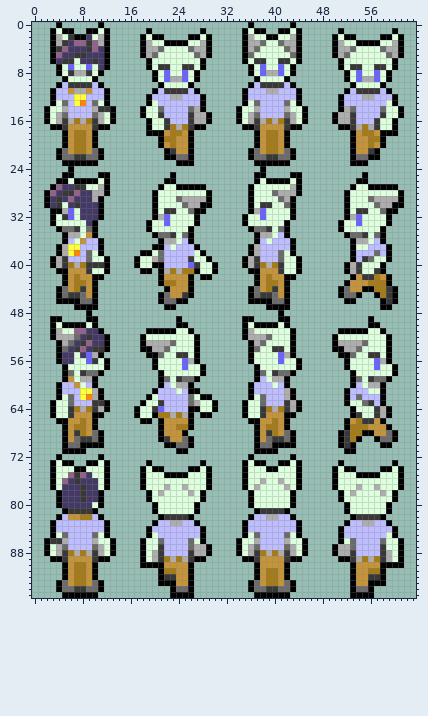
File history of a sprite sheet, Assets/Graphics/Sprites/Characters/Overworld/MajorCharacters/Deliveries/Anna/Anna.png. The picture above is the old version.
The file is 64x96 pixels.
And afterwards:
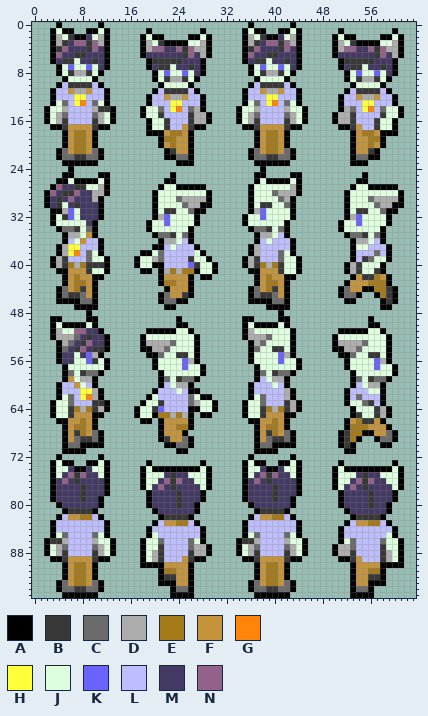
Palette (. is transparent): A #000000  B #383838  C #6b6b6b  D #adadad  E #a57b19  F #c5943a  G #ff8408  H #ffff3a  J #deffde  K #6b63ff  L #bdbdff  M #443865  N #93628b
The exact change:
@@ x 0..63 @@
  1 ...AJAA..AAJA......A........A......AJAA..AAJA......A........A...
- 2 ...ADJBAAMJDA.....AJAA....AAJA.....ADJJAAJJDA.....AJAA....AAJA..
- 3 ...ADBMNNBNDA.....ADJJAAAAJJDA.....ADDCJJCDDA.....ADJJAAAAJJDA..
- 4 ...ABNMMMBNMA.....ADDCJJJJCDDA.....ADCJJJJCDA.....ADDCJJJJCDDA..
- 5 ...ANMMBBMMMA.....ADCJJJJJJCDA.....ACJJJJJJCA.....ADCJJJJJJCDA..
- 6 ...AMBBJMMBMA......AJJJJJJJJA......AJBBJJBBJA......AJJJJJJJJA...
- 7 ....AJKJJKJMA......AJBBJJBBJA.......AJKJJKJA.......AJBBJJBBJA...
- 8 ....AJBDDBJA........AJKJJKJA........AJKDDKJA........AJKJJKJA....
- 9 .....AJJJJA.........AJKDDKJA.........AJJJJA.........AJKDDKJA....
+ 2 ...ADJBAAMJDA.....AJAA....AAJA.....ADJBAAMJDA.....AJAA....AAJA..
+ 3 ...ADBMNNBNDA.....ADJBAAAAJJDA.....ADBMNNBNDA.....ADJBAAAAJJDA..
+ 4 ...ABNMMMBNMA.....ADNNMMNBNDDA.....ABNMMMBNMA.....ADNNMMNBNDDA..
+ 5 ...ANMMBBMMMA.....AMMMMMMBNMDA.....ANMMBBMMMA.....AMMMMMMBNMDA..
+ 6 ...AMBBJMMBMA......ABBBBBMMMA......AMBBJMMBMA......ABBBBBMMMA...
+ 7 ....AJKJJKJMA......AMBBJMMBMA.......AJKJJKJMA......AMBBJMMBMA...
+ 8 ....AJBDDBJA........AJKJJKJMA.......AJBDDBJA........AJKJJKJMA...
+ 9 .....AJJJJA.........AJBDDBJA.........AJJJJA.........AJBDDBJA....
 10 ....ALBBBBLA.........AJJJJA.........ALBBBBLA.........AJJJJA.....
-11 ...ALLFDDFLLA.......ALBBBBLA.......ALLLDDLLLA.......ALBBBBLA....
-12 ...ALLLHHLLLA......ALLLDDLLLA......ALLLLLLLLA......ALLLDDLLLA...
-13 ...AJCLHGLCJA......AJLLLLLLLA......AJCLLLLCJA......ALLLLLLLJA...
-14 ..AJJDLLLLDBBA....AJJCLLLLCDA.....AJJDLLLLDJJA.....ADCLLLLCJJA..
+11 ...ALLFDDFLLA.......ALBBBBLA.......ALLFDDFLLA.......ALBBBBLA....
+12 ...ALLLHHLLLA......ALLFDDFLLA......ALLLHHLLLA......ALLFDDFLLA...
+13 ...AJCLHGLCJA......ALLLHHLLLA......AJCLHGLCJA......ALLLHHLLLA...
+14 ..AJJDLLLLDBBA....AJJCLHGLCDA.....AJJDLLLLDJJA.....ADCLHGLCJJA..
 15 ..AJDCLLLLCDJA....AJJBLLLLBDDA....AJDCLLLLCDJA....ADDBLLLLBJJA..
-16 ..AJDBDEDEBDJA.....AJJBLLLBDDA....AJDBDEDEBDJA....ADDBLLLBJJA...
-17 ...AABFFFFBAA......AJJBEDEBAA......AABFFFFBAA......AABDEDBJJA...
+16 ..AJDBLLLLBDJA.....AJJBLLLBDDA....AJDBLLLLBDJA....ADDBLLLBJJA...
+17 ...AABFFFFBAA......AJJBLLFBAA......AABFFFFBAA......AABFLLBJJA...
 18 .....AFEEFA........AAAFEEFA..........AFEEFA..........AFEEFAAA...
@@ x 0..63 @@
 73 ...AJAA..AAJA......A........A......AJAA..AAJA......A........A...
-74 ...AJJJAAJJJA.....AJAA....AAJA.....AJJJAAJJJA.....AJAA....AAJA..
-75 ...AJJNBNMJJA.....AJJJAAAAJJJA.....AJJJJJJJJA.....AJJJAAAAJJJA..
-76 ...AJNMBMMMJA.....AJJJJJJJJJJA.....AJJDJJDJJA.....AJJJJJJJJJJA..
-77 ...AJMMMBMMJA.....AJJJDJJDJJJA.....AJDJJJJDJA.....AJJJDJJDJJJA..
-78 ....AMMMBMMA.......AJDJJJJDJA.......AJJJJJJA.......AJDJJJJDJA...
-79 ....AMMMBMMA.......AJJJJJJJJA.......AJJJJJJA.......AJJJJJJJJA...
-80 ....AMMMMMJA........AJJJJJJA........AJJJJJJA........AJJJJJJA....
-81 .....ABBBBA.........AJJJJJJA.........ABBBBA.........AJJJJJJA....
-82 ....ALFFEELA.........ABBBBA.........ALLDDLLA.........ABBBBA.....
-83 ...ALLLLLLLLA.......ALLDDLLA.......ALLLLLLLLA.......ALLDDLLA....
+74 ...AJJMAAMJJA.....AJAAAAAAAAJA.....AJJMAAMJJA.....AJAAAAAAAAJA..
+75 ...AJMNBNMMJA.....AJJJMBMMJJJA.....AJMNBNMMJA.....AJJJMBMMJJJA..
+76 ...AMNMBMMMMA.....AJJMNBNMMJJA.....AMNMBMMMMA.....AJJMNBNMMJJA..
+77 ...AMMMMBMMMA.....AJMNMBMMMMJA.....AMMMMBMMMA.....AJMNMBMMMMJA..
+78 ...AMMMMBMMMA......AMMMMBMMMA......AMMMMBMMMA......AMMMMBMMMA...
+79 ...AMMMMBMMA.......AMMMMBMMMA......AMMMMBMMA.......AMMMMBMMMA...
+80 ....AMMMMMMA.......AMMMMBMMA........AMMMMMMA.......AMMMMBMMA....
+81 .....ABBBBA.........AMMMMMMA.........ABBBBA.........AMMMMMMA....
+82 ....ALFFEELA.........ABBBBA.........ALFFEELA.........ABBBBA.....
+83 ...ALLLLLLLLA.......ALFFEELA.......ALLLLLLLLA.......ALFFEELA....
 84 ...ALLLLLLLLA......ALLLLLLLLA......ALLLLLLLLA......ALLLLLLLLA...
 85 ...AJCLLLLCJA......AJLLLLLLLA......AJCLLLLCJA......ALLLLLLLJA...
-86 ..ABBDLLLLDJJA....AJJCLLLLCJA.....AJJDLLLLDJJA.....AJCLLLLCJJA..
+86 ..ABBDLLLLDJJA....AJJCLLLLCJA.....ABBDLLLLDJJA.....AJCLLLLCJJA..
 87 ..AJDCLLLLCDJA....AJJBLLLLCDDA....AJDCLLLLCDJA....ADDCLLLLBJJA..
-88 ..AJDBEDEDBDJA....AJDBLLLLBDDA....AJDBEDEDBDJA....ADDBLLLLBDJA..
-89 ...AABFFFFBAA.....AJDBEDEDBAA......AABFFFFBAA......AABDEDEBDJA..
-90 .....AFEEFA.......AAAAFFFFA..........AFFFFA..........AFFFFAAAA..
+88 ..AJDBLLLLBDJA....AJDBLLLLBDDA....AJDBLLLLBDJA....ADDBLLLLBDJA..
+89 ...AABFFFFBAA.....AJDBLLLFBAA......AABFFFFBAA......AABFLLLBDJA..
+90 .....AFEEFA.......AAAAFFFFA..........AFEEFA..........AFFFFAAAA..
 91 .....AFEEFA..........AEEFFA..........AFEEFA..........AFFEEA.....
